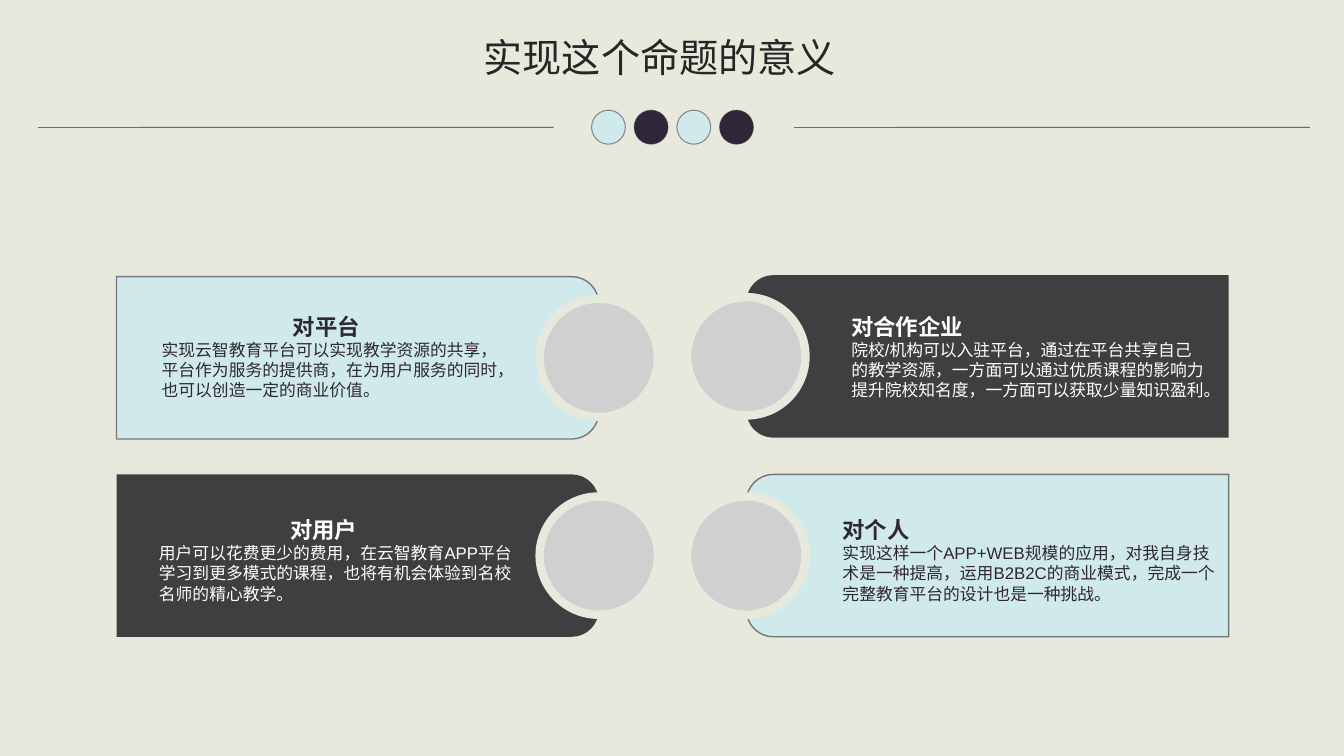
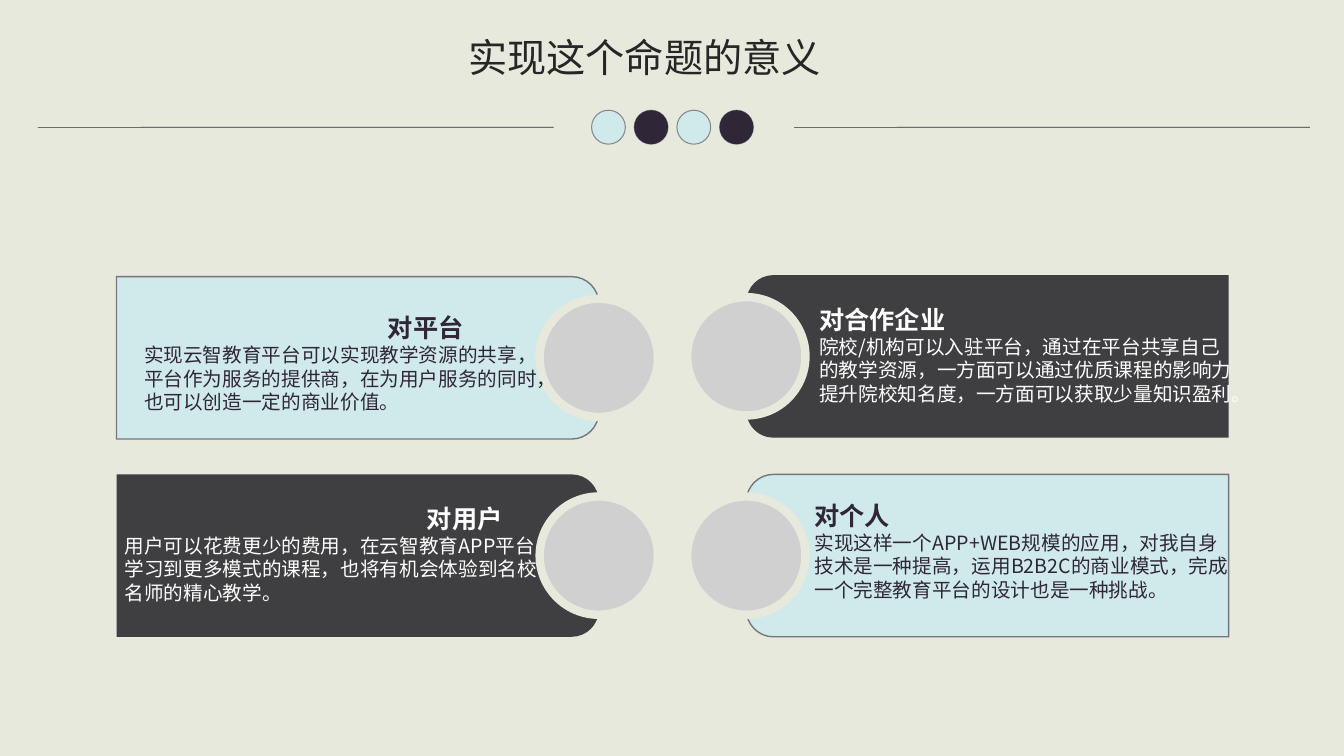
Before and after one commit to starxgit/YZEducation, a slide deck: slide 6 of ready/云智教育APP的设计与实现开题报告.ppt. Drawn at 1344x756 pixels with LibreOffice and Linux fonts; fonts in the diff are those of the drawing; grey boxes stand for pictures. Boxes give left, top, right and bottom in pixels: in the first picture for what was removed or moved away, otherwise in the second. Text is boxed around its words. In the diff, an @@ line names an element or a change of style, - is before the commit and + after.

```diff
--- a/ready/云智教育APP的设计与实现开题报告.ppt
+++ b/ready/云智教育APP的设计与实现开题报告.ppt
@@ text "实现这个命题的意义": place and size @@
-text "实现这个命题的意义" at [484, 39, 836, 75]
+text "实现这个命题的意义" at [468, 39, 820, 75]
@@ text "实现这个命题的意义" at [468, 39, 820, 75]: font Arial to Noto Sans CJK SC @@
@@ text "对合作企业": place and size @@
-text "对合作企业" at [851, 316, 1220, 398]
+text "对合作企业" at [819, 307, 1251, 407]
@@ text "对合作企业" at [819, 307, 1251, 407]: size 16 to 18 pt in "对合作企业"; font Arial to Noto Sans CJK SC, size 12 to 14 pt @@
@@ text "对平台": place and size @@
-text "对平台" at [162, 316, 514, 398]
+text "对平台" at [144, 315, 556, 411]
@@ text "对平台" at [144, 315, 556, 411]: size 16 to 18 pt in "对平台"; font Arial to Noto Sans CJK SC, size 12 to 14 pt @@
@@ text "对用户": place and size @@
-text "对用户" at [159, 519, 512, 602]
+text "对用户" at [125, 506, 537, 602]
@@ text "对用户" at [125, 506, 537, 602]: size 16 to 18 pt in "对用户"; font Arial to Noto Sans CJK SC, size 12 to 14 pt @@
@@ text "对个人": place and size @@
-text "对个人" at [842, 519, 1214, 602]
+text "对个人" at [814, 503, 1228, 599]
@@ text at [814, 503, 890, 528]: size 16 to 18 pt, font Arial to Noto Sans CJK SC in "对个人" @@
@@ text at [814, 533, 1228, 599]: text changed; size 12 to 14 pt; font Arial to Noto Sans CJK SC @@
-实现这样一个APP+WEB规模的应用，对我自身技
-术是一种提高，运用B2B2C的商业模式，完成一个
-完整教育平台的设计也是一种挑战。
+实现这样一个APP+WEB规模的应用，对我自身技术是一种提高，运用B2B2C的商业模式，完成一个完整教育平台的设计也是一种挑战。
```
Also in this commit, not shown: 15 other slides changed, 1 other file.
